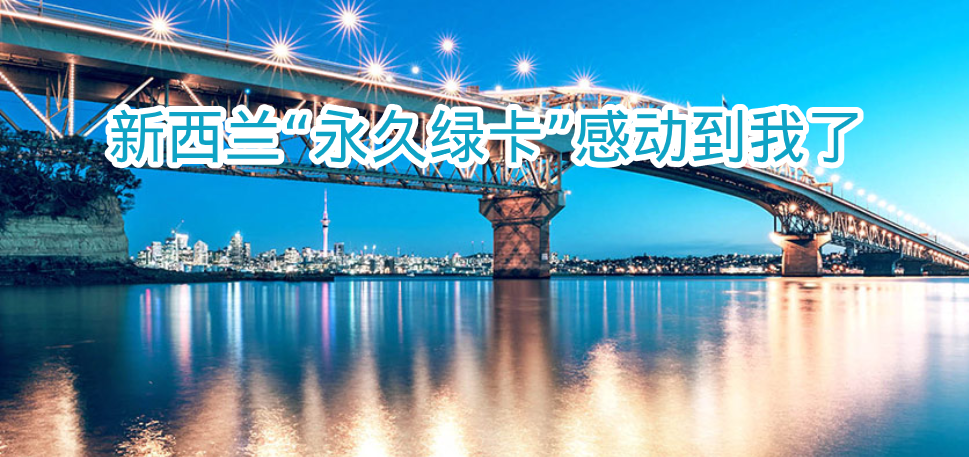
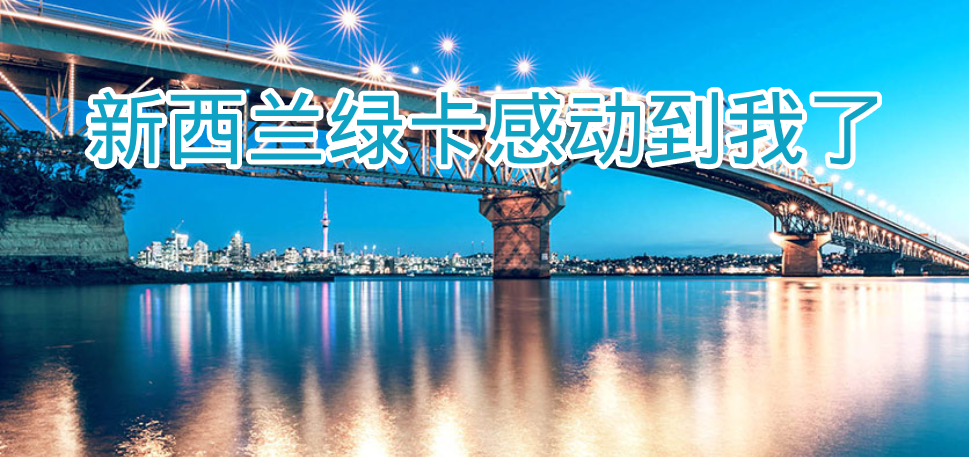
Comparing the layer stacks of the two 969 × 457 images. Changes:
renamed "新西兰“永久绿卡”感动到我了" to "新西兰绿卡感动到我了", painted on it over [89, 91, 877, 165]
